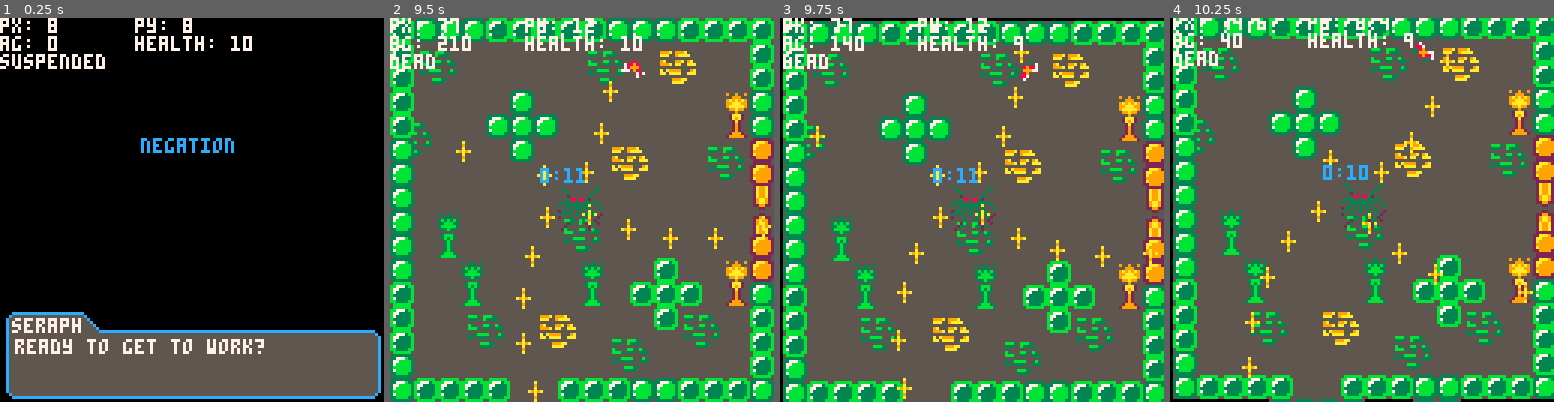
Above: before the commit, frames 1-4 (left to right).
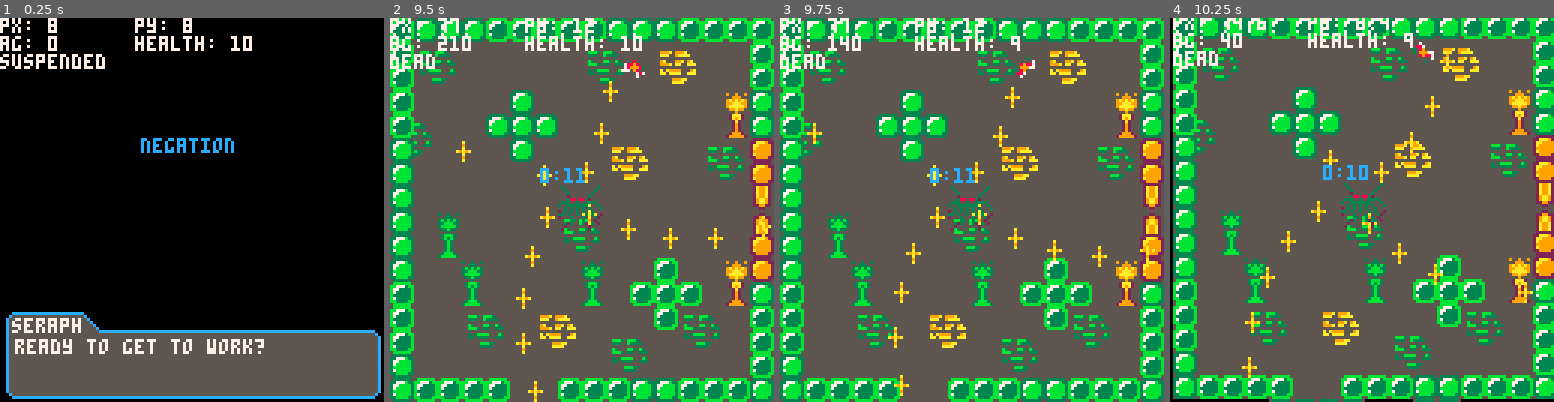
Above: after the commit, the same moments.

Repository: kbrewington/Negation
Game: PICO-8 cartridge negation.p8
The game is run twice, just before and just after one commit, with the same random seed, the same clock (stepped at 60 frames per second) and the same inputs.
Inputs:
- Up to frame 1 (0.25 s): no input
- Up to frame 2 (9.5 s): tap O (Z key) at 0.33, 0.7, 1.43, 2.22, 3.1, 3.98, 4.87, 5.75, 6.63, 7.52, 8.4, 9.28 s; tap X (X key) at 1.07, 2.07, 2.4, 2.73, 3.07, 3.4, 3.73, 4.07, 4.4, 4.73, 5.07, 5.4, 5.73, 6.07, 6.4, 6.73, 7.07, 7.4, 7.73, 8.07, 8.4, 8.73, 9.07, 9.4 s; hold Left 1.97-2.37 s; hold Down 2.42-2.82 s; hold Right 2.87-3.53 s; hold Up 3.58-4.08 s; hold Right 4.13-4.53 s; hold Down 4.58-5.08 s; hold Left 5.13-5.8 s; hold Up 5.85-6.18 s; hold Left 6.23-6.63 s; hold Down 6.68-7.08 s; hold Right 7.13-7.8 s; hold Up 7.85-8.35 s; hold Right 8.4-8.8 s; hold Down 8.85-9.35 s; hold Left from 9.4 s (still down)
- Up to frame 3 (9.75 s): keep holding Left; tap X (X key) at 9.73 s
- Up to frame 4 (10.25 s): release Left at 10.07 s; tap X (X key) at 10.07 s; hold Up from 10.12 s (still down); tap O (Z key) at 10.17 s

Frames 1-2 are identical in both runs. In frame 3, 28% of the frame differs, in the area x 0-100%, y 0-100%; in frame 4, nothing differs.

Commit message:
added bullet destruction upon any sprite collision

Diff:
--- a/negation.p8
+++ b/negation.p8
@@ -794,12 +795,7 @@
 
   map(0, 0, map_.sx, map_.sy, 128, 128)
 
-  -- if (time() - player.last_hit) < player.immune_time and (time()%.5==0) then
-  --     --
-  -- else
-    spr_r(player.sprite, player.x, player.y, player.angle, 1, 1)
-  --   if time() - player.last_hit <= 0 then player.last_hit = time() - player.immune_time end
-  -- end
+  spr_r(player.sprite, player.x, player.y, player.angle, 1, 1)
 
   for e in all(enemy_spawned) do
     -- this should never happen, but just in case:
@@ -809,7 +805,9 @@
     for b in all(player_bullets) do
       if bullet_collision(e, b) then
         del(enemy_spawned, e)
+        del(player_bullets, b)
         add(destroyed, e)
+        b = nil
         e = nil
         break
       end
@@ -822,6 +820,8 @@
       elseif enemy_collision(e) then -- shake screen to show you've taken damage
         -- https://www.lexaloffle.com/bbs/?tid=2168
         camera(cos((time()*1000)/3), cos((time()*1000)/2))
+      else
+        -- camera()
       end
       spr(e.sprite, e.x, e.y)
       e.move()
@@ -855,11 +855,15 @@
     if ((time() - player.last_hit) > player.immune_time) and bullet_collision(player, b) then
       player.health = player.health - 1
       player.last_hit = time()
+      del(enemy_bullets, b)
+      b = nil
     elseif bullet_collision(player, b) then
       camera(cos((time()*1000)/3), cos((time()*1000)/2))
-    end
-
-    if bump(b.x, b.y) then
+    else
+      -- camera()
+    end
+
+    if b~=nil and bump(b.x, b.y) then
       del(enemy_bullets, b)
       b = nil
     end
